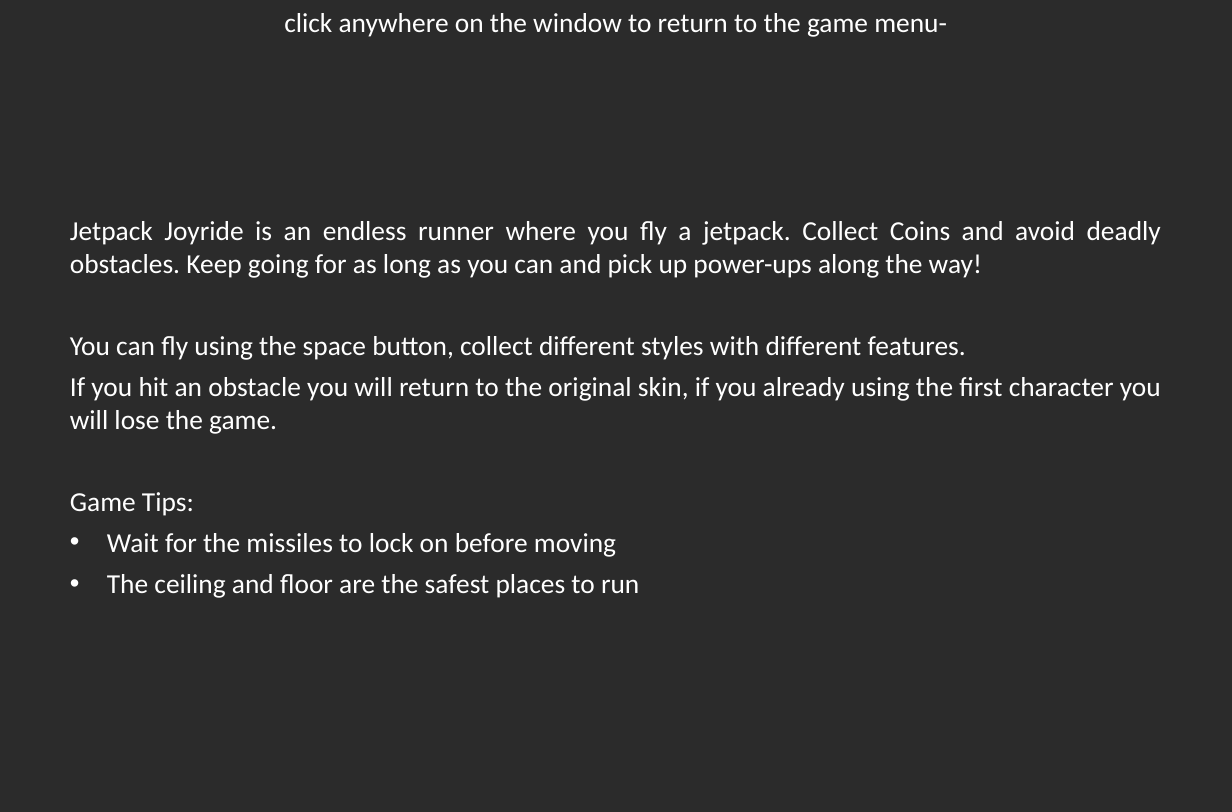
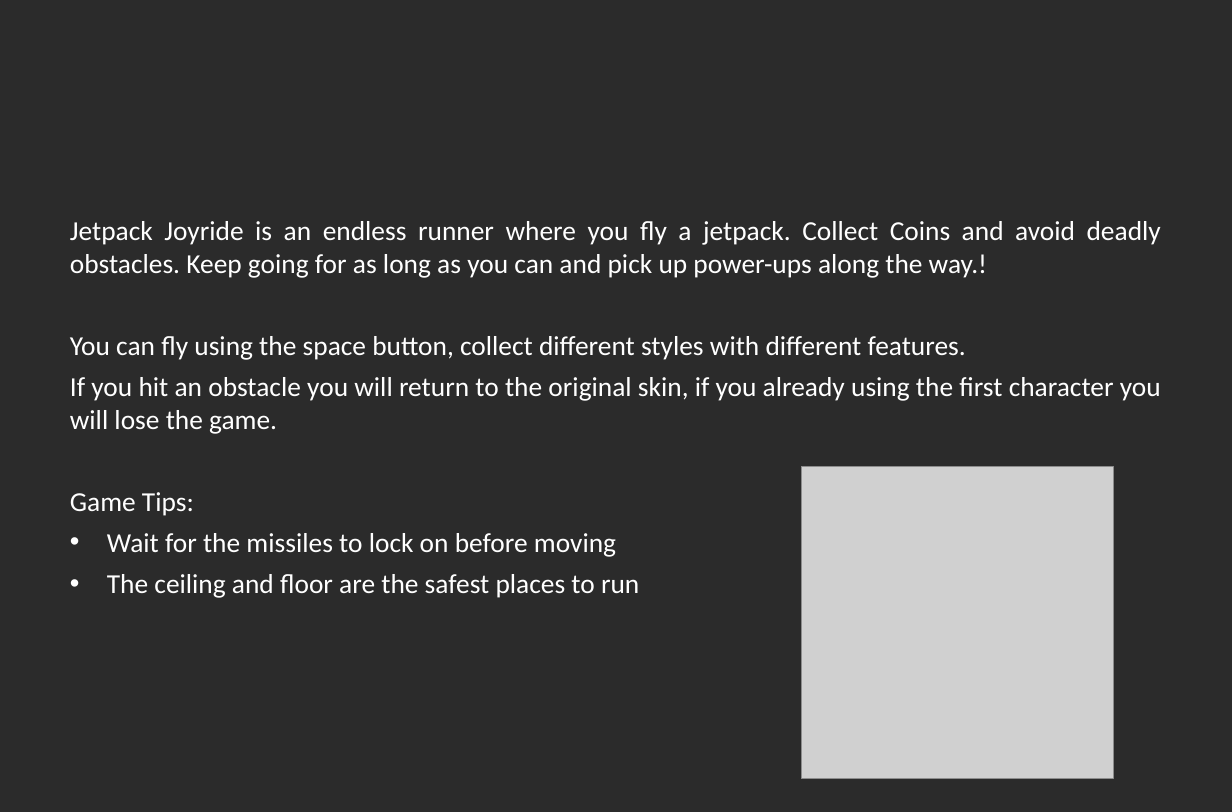
Before and after one commit to benjaminrosin/oop2_project-Jetpack_Joyride, a slide deck: slide 1 of resources/help.pptx (slide 2 before the commit). Drawn at 1232x812 pixels with LibreOffice and Linux fonts; fonts in the diff are those of the drawing; grey boxes stand for pictures; background and template pictures are left out; a plain dark background stands for a picture behind light text. Boxes give left, top, right and bottom in pixels: in the first picture for what was removed or moved away, otherwise in the second. Text is boxed around its words. In the diff, an @@ line names an element or a change of style, - is before the commit and + after.

```diff
--- a/resources/help.pptx
+++ b/resources/help.pptx
@@ text removed at [284, 13, 947, 37] @@
-click anywhere on the window to return to the game menu-
@@ text at [70, 221, 1161, 278]: text changed @@
-Jetpack Joyride is an endless runner where you fly a jetpack. Collect Coins and avoid deadly obstacles. Keep going for as long as you can and pick up power-ups along the way!
+Jetpack Joyride is an endless runner where you fly a jetpack. Collect Coins and avoid deadly obstacles. Keep going for as long as you can and pick up power-ups along the way.!
@@ picture added at [801, 466, 1114, 779] @@
```
Also in this commit, not shown: 2 slides added, 2 slides removed, 10 other files.
